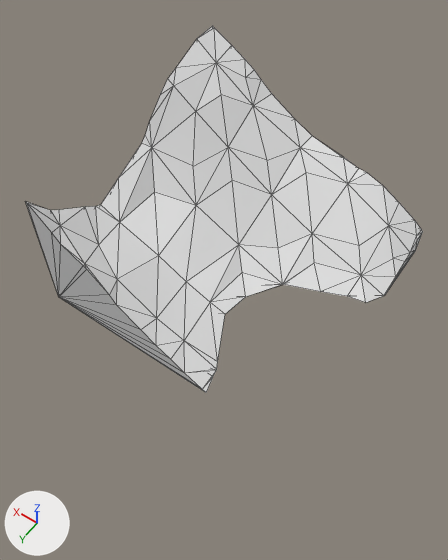
An edit to the glTF model assets/terrain/surface_pieces/surf_2_12.glb, drawn before and after from the same camera.
Camera for both pictures: a 50 mm camera at (-101.61, 53.88, -5.53) aimed at (-97.01, 47.43, -15.66). Every picture has the same lights, and +X, +Y and +Z are marked at lower left. The older version comes first. Mesh edges are drawn as thin lines. Where no turn or scale is listed for an object, it has been applied to the vertices.

In view in the first picture: 'geometry_0'.
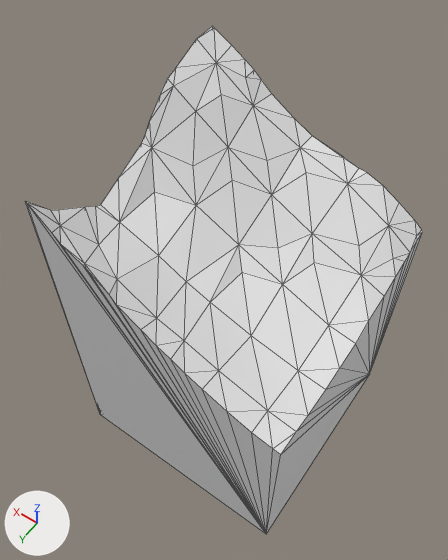
Where the change shows, as pixel boxes (x1, y1, x2, y2) in the pictures (448 x 560 px; the box of a moved part takes in the faces that stretch with it):
'geometry_0', reshaped (39% taller): before (25, 26, 423, 392); after (25, 26, 423, 534)
part 1 of me_geometry_0, moved or reshaped: before (26, 203, 423, 392); after (26, 203, 423, 534)

Edits to the bpy script that builds the scene:
```text
Change me_geometry_0:
    used by ob_geometry_0; location = (0.0, 0.0, 0.0)
    remove me_geometry_0.from_pydata(...)  # 105 vertices, 206 faces; spans x -100.0..-95.0, y 45.0..50.0, z -15.0..-11.85
    add me_geometry_0.from_pydata(...)  # 107 vertices, 210 faces; spans x -100.0..-95.0, y 45.0..50.0, z -20.0..-11.85
    me_geometry_0 part 1
    16 vertices are removed from x -100.0..-95.0, y 45.0..50.0, z -15.0
    87 faces are deleted
    2 vertices move from x -99.44..-97.88, y 46.81..47.94, z -15.0 to x -100.0..-98.37, y 46.97..48.49, z -15.22..-15.15
    18 vertices are added at x -100.0..-95.0, y 45.0..50.0, z -20.0..-15.01
    91 new faces join them
```
